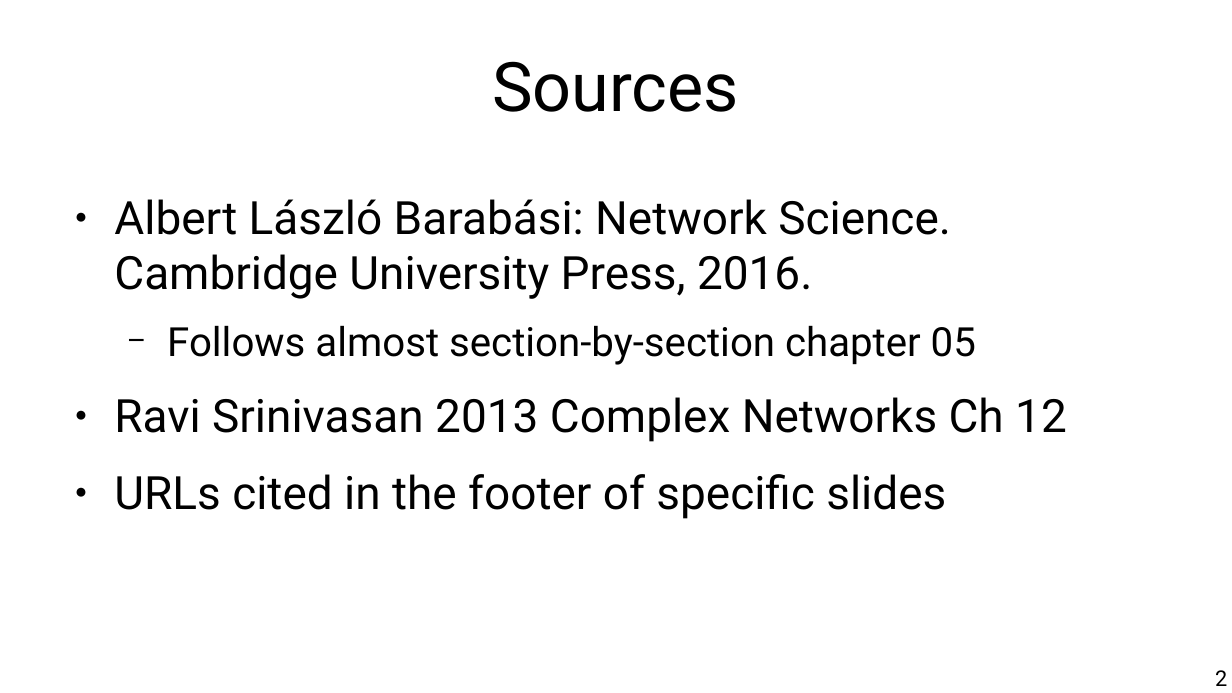
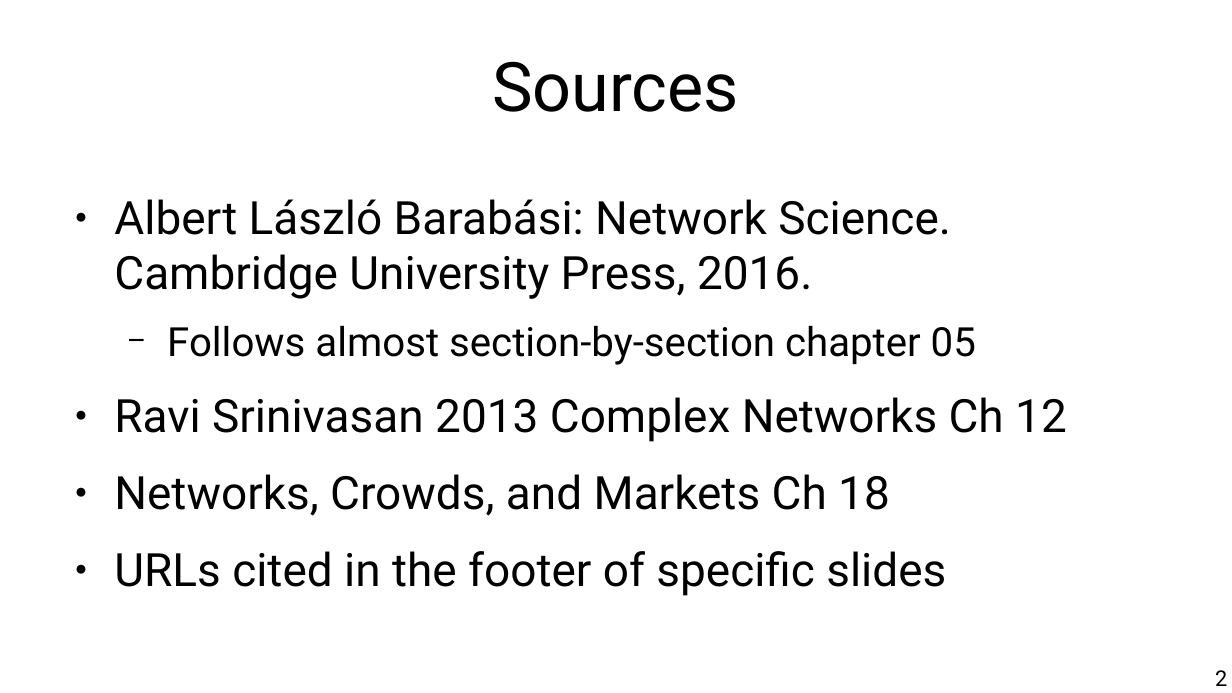
Before and after one commit to chatox/networks-science-course, a slide deck: slide 2 of theory/tt05_preferential_attachment.odp. Drawn at 1232x693 pixels with LibreOffice and Linux fonts; fonts in the diff are those of the drawing. Boxes give left, top, right and bottom in pixels: in the first picture for what was removed or moved away, otherwise in the second. Text is boxed around its words. In the diff, an @@ line names an element or a change of style, - is before the commit and + after.

```diff
--- a/theory/tt05_preferential_attachment.odp
+++ b/theory/tt05_preferential_attachment.odp
@@ text at (114, 474, 890, 516): paragraph added @@
+● Networks, Crowds, and Markets Ch 18
```
Also in this commit, not shown: 5 other slides changed, 10 slides added, 1 slide removed.
